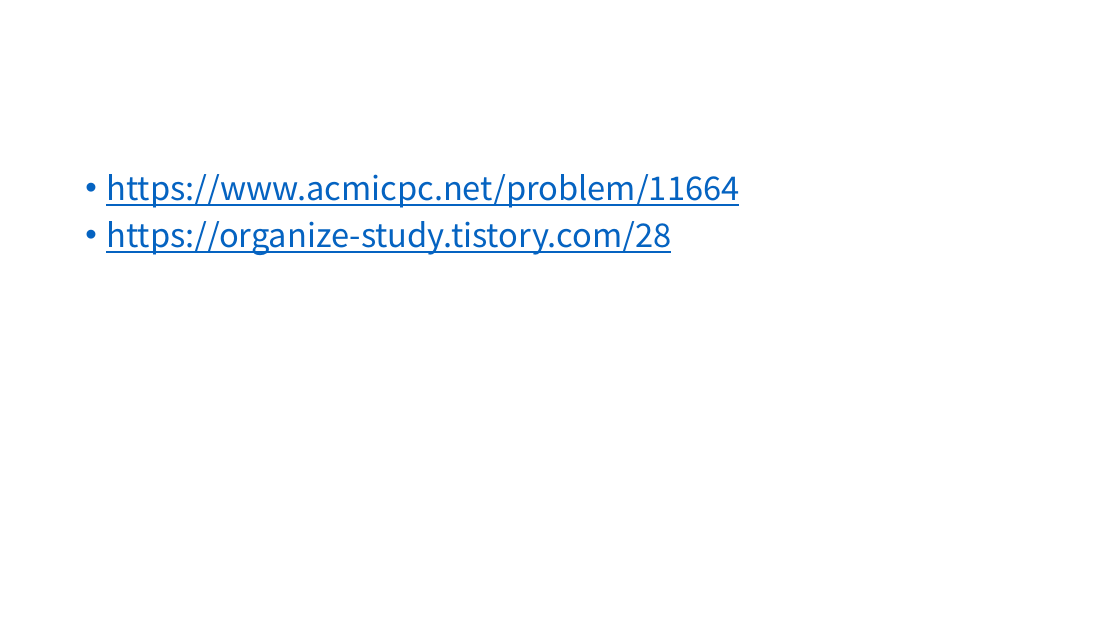
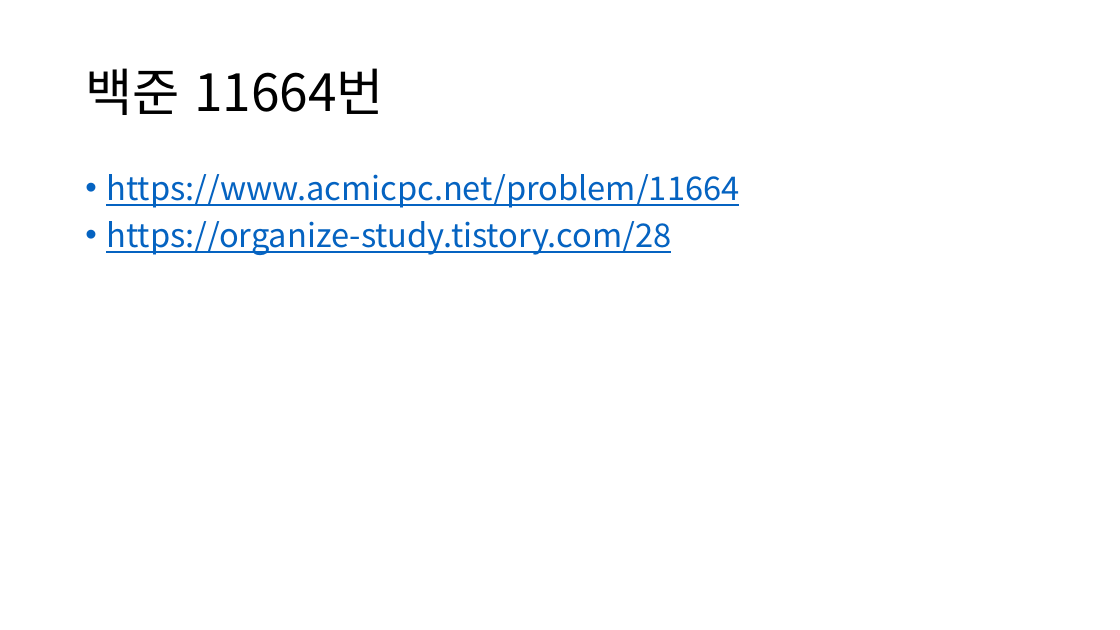
Before and after one commit to ckdgus0505/ACM, a slide deck: slide 10 of PPT 발표자료/이동석 발표자료/4월 13일 발표.pptx. Drawn at 1120x630 pixels with LibreOffice and Linux fonts; fonts in the diff are those of the drawing. Boxes give left, top, right and bottom in pixels: in the first picture for what was removed or moved away, otherwise in the second. Text is boxed around its words. In the diff, an @@ line names an element or a change of style, - is before the commit and + after.

```diff
--- a/PPT 발표자료/이동석 발표자료/4월 13일 발표.pptx
+++ b/PPT 발표자료/이동석 발표자료/4월 13일 발표.pptx
@@ title added at bbox=[85, 68, 384, 115], 44 pt, text #000000 @@
+백준 11664번
```
Also in this commit, not shown: 4 other slides changed, 4 other files.
